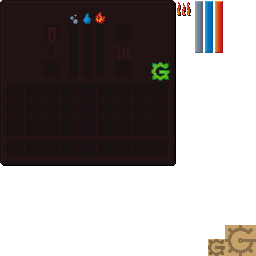
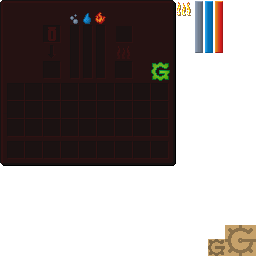
Two versions of the same layered image (256 × 256). Layer-by-layer changes:
removed layer "Layer 14" over (177, 2, 191, 16)
painted on "Layer 12" over (99, 25, 171, 82)
moved "Layer 10" above "Layer 13", painted on it over (70, 12, 106, 27)
removed layer "Layer 8" over (96, 25, 106, 79)
removed layer "Layer 7" over (83, 25, 93, 79)
removed layer "Layer 2" over (1, 1, 174, 164)
moved "Layer 13" above "Layer 6", painted on it over (1, 1, 174, 164)
painted on "Layer 6" over (1, 1, 174, 164)
removed layer "Layer 5" over (115, 25, 133, 43)
removed layer "Layer 4" over (43, 25, 61, 43)
removed layer "Layer 3" over (43, 61, 61, 79)
